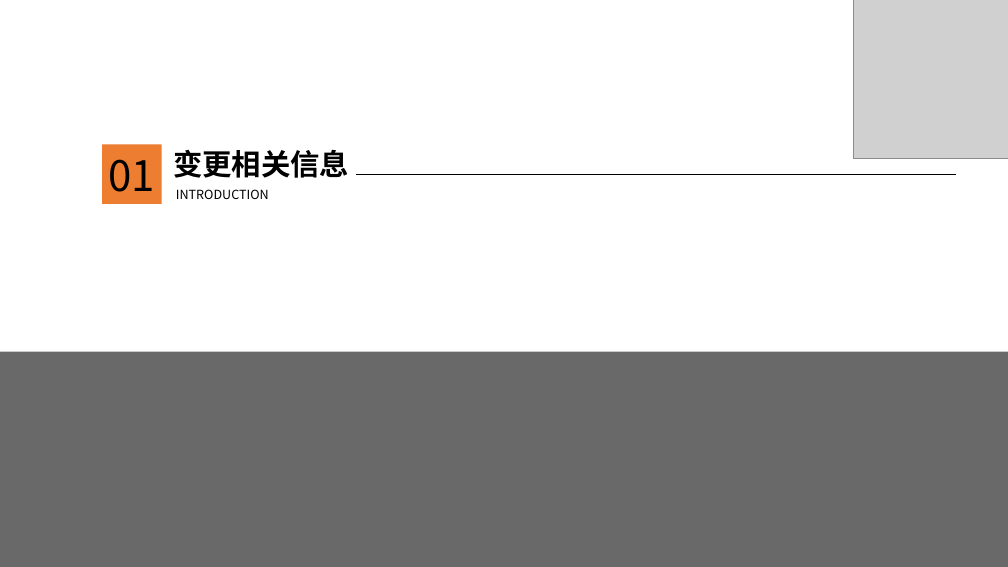
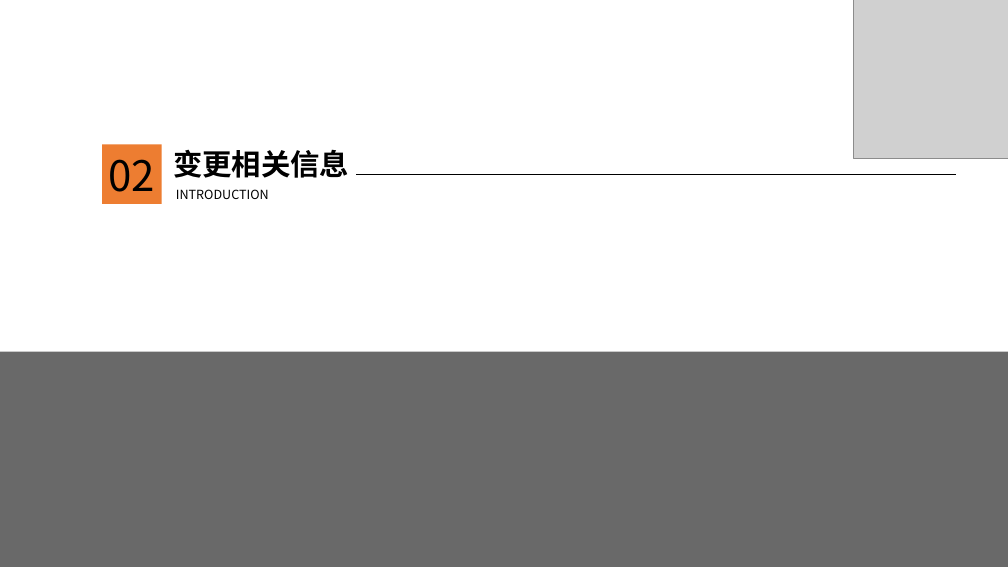
Before and after one commit to JanHonan/store, a slide deck: slide 5 of G2/软件工程系列课程教学辅助网站/非受控文档/楼静靓/PRD2017-G2-需求变更管理ppt.pptx (slide 3 before the commit). Drawn at 1008x567 pixels with LibreOffice and Linux fonts; fonts in the diff are those of the drawing; grey boxes stand for pictures; background and template pictures are left out. Boxes give left, top, right and bottom in pixels: in the first picture for what was removed or moved away, otherwise in the second. Text is boxed around its words. In the diff, an @@ line names an element or a change of style, - is before the commit and + after.

```diff
--- a/G2/软件工程系列课程教学辅助网站/非受控文档/楼静靓/PRD2017-G2-需求变更管理ppt.pptx
+++ b/G2/软件工程系列课程教学辅助网站/非受控文档/楼静靓/PRD2017-G2-需求变更管理ppt.pptx
@@ text at [109,159,156,192]: text changed @@
-01
+02
```
Also in this commit, not shown: 8 other slides changed, 14 slides added, 4 slides removed.
